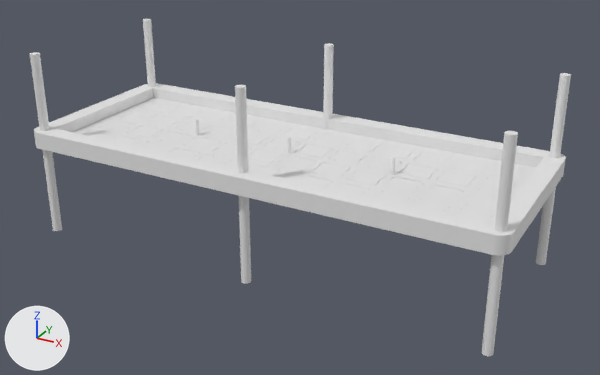
Two versions of the Blender file planck/planck.blend, one commit apart.
Rendered twice from a camera (50 mm lens) standing at (196.0, -346.0, 158.0) and looking at (8.0, -3.0, -14.0). Lighting does not change. The marker at lower left points along +X, +Y and +Z.

Script lines for the objects in view, before the commit:
```python
me_circle = bpy.data.meshes.new('Circle')
me_circle.from_pydata(...)  # 108 vertices, 90 faces; spans x -129.0..128.0, y -52.0..51.0, z 0.0..9.0
me_curve_137 = bpy.data.meshes.new('Curve.137')
me_curve_137.from_pydata(...)  # 1880 vertices, 1034 faces; spans x 6.0..232.0, y 7.0..78.0, z -21.0..9.0
me_cylinder = bpy.data.meshes.new('Cylinder')
me_cylinder.from_pydata(...)  # a 32-sided cylinder along z spanning x -125.0..-120.0, y 42.0..48.0, z -50.0..50.0; a 32-sided cylinder along z spanning x -125.0..-120.0, y -48.0..-43.0, z -50.0..50.0; a 32-sided cylinder along z spanning x 120.0..125.0, y 42.0..48.0, z -50.0..50.0; a 32-sided cylinder along z spanning x 120.0..125.0, y -48.0..-43.0, z -50.0..50.0; a 32-sided cylinder along z spanning x -2.0..2.0, y 40.0..46.0, z -50.0..50.0; a 32-sided cylinder along z spanning x -2.0..2.0, y -46.0..-41.0, z -50.0..50.0
ob_circle_001 = bpy.data.objects.new('Circle.001', me_circle)
ob_circle_001.location = (0.0, 0.0, 0.0)
_m = ob_circle_001.modifiers.new('Boolean', 'BOOLEAN')
_m.object = ob_curve_042
_m.solver = 'FLOAT'
ob_curve_042 = bpy.data.objects.new('Curve.042', me_curve_137)
ob_curve_042.location = (-119.0, -43.0, 0.0)
_m = ob_curve_042.modifiers.new('Solidify', 'SOLIDIFY')
_m.thickness = 0.4
_m.use_quality_normals = True
_m.nonmanifold_thickness_mode = 'FIXED'
_m.nonmanifold_merge_threshold = 0.0003
ob_curve_042.hide_set(True)
ob_cylinder = bpy.data.objects.new('Cylinder', me_cylinder)
ob_cylinder.location = (0.0, 0.0, 0.0)
```
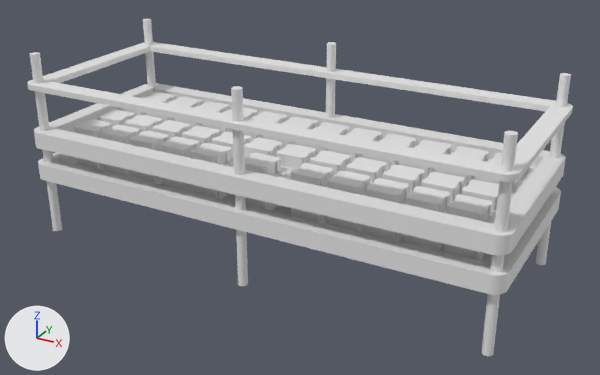
Pixel boxes [x1, y1, x2, y2] of what changed, in the pictures (600 x 375 px; the box of a moved part takes in the faces that stretch with it):
```json
{"object": "Curve.042", "change": "shown", "after": [73, 92, 527, 261]}
{"object": "Circle.002", "change": "added, shown", "after": [38, 153, 561, 295]}
{"object": "Circle.004", "change": "added", "after": [27, 42, 573, 182]}
{"part": 1, "of": "me_cylinder", "change": "moved or reshaped", "before": [235, 43, 334, 284], "after": [231, 42, 336, 286]}
{"part": 2, "of": "me_circle", "change": "added", "after": [34, 83, 566, 235]}
```

The change, as JSON lines over the scene's bpy script:
```json
{"block": "me_cylinder", "where": "# used by ob_cylinder; location = (0.0, 0.0, 0.0)"}
{"op": "remove", "block": "me_cylinder", "code": "me_cylinder.from_pydata(...)  # 384 vertices, 204 faces; spans x -125.0..125.0, y -48.0..48.0, z -50.0..50.0"}
{"op": "add", "block": "me_cylinder", "code": "me_cylinder.from_pydata(...)  # 384 vertices, 204 faces; spans x -125.0..125.0, y -49.0..48.0, z -50.0..50.0"}
{"block": "me_cylinder", "change": "me_cylinder part 1: 48 vertices moved from x -2.0..2.0, y -46.0..45.0, z -50.0..50.0 to x -2.0..2.0, y -47.0..46.0, z -50.0..50.0; 60 vertices removed from x -2.0..2.0, y -46.0..46.0, z -50.0..50.0; 60 vertices added at x -2.0..2.0, y -49.0..48.0, z -50.0..50.0"}
{"block": "me_circle", "where": "# used by ob_circle_001; location = (0.0, 0.0, 0.0)"}
{"op": "remove", "block": "me_circle", "code": "me_circle.from_pydata(...)  # 108 vertices, 90 faces; spans x -129.0..128.0, y -52.0..51.0, z 0.0..9.0"}
{"op": "add", "block": "me_circle", "code": "me_circle.from_pydata(...)  # 2811 vertices, 1565 faces; spans x -129.0..128.0, y -52.0..51.0, z 0.0..9.0"}
{"block": "me_circle", "change": "me_circle part 2: 2703 vertices added at x -125.0..125.0, y -49.0..48.0, z 0.0..9.0"}
{"op": "add", "block": "me_circle_003", "code": ["me_circle_003 = bpy.data.meshes.new('Circle.003')", "me_circle_003.from_pydata(...)  # 486 vertices, 269 faces; spans x -129.0..128.0, y -52.0..51.0, z 6.0..9.0"]}
{"op": "remove", "block": "ob_curve_042", "code": "ob_curve_042.hide_set(True)"}
{"op": "add", "block": "ob_circle_004", "code": ["ob_circle_004 = bpy.data.objects.new('Circle.004', me_circle_003)", "ob_circle_004.location = (0.0, 0.0, 26.4)"]}
{"op": "add", "block": "ob_circle_002", "code": ["ob_circle_002 = bpy.data.objects.new('Circle.002', me_circle.copy())  # the mesh of ob_circle_001", "ob_circle_002.location = (0.0, 0.0, -18.0)", "_m = ob_circle_002.modifiers.new('Boolean', 'BOOLEAN')", "_m.object = ob_curve_042", "_m.solver = 'FLOAT'"]}
```
